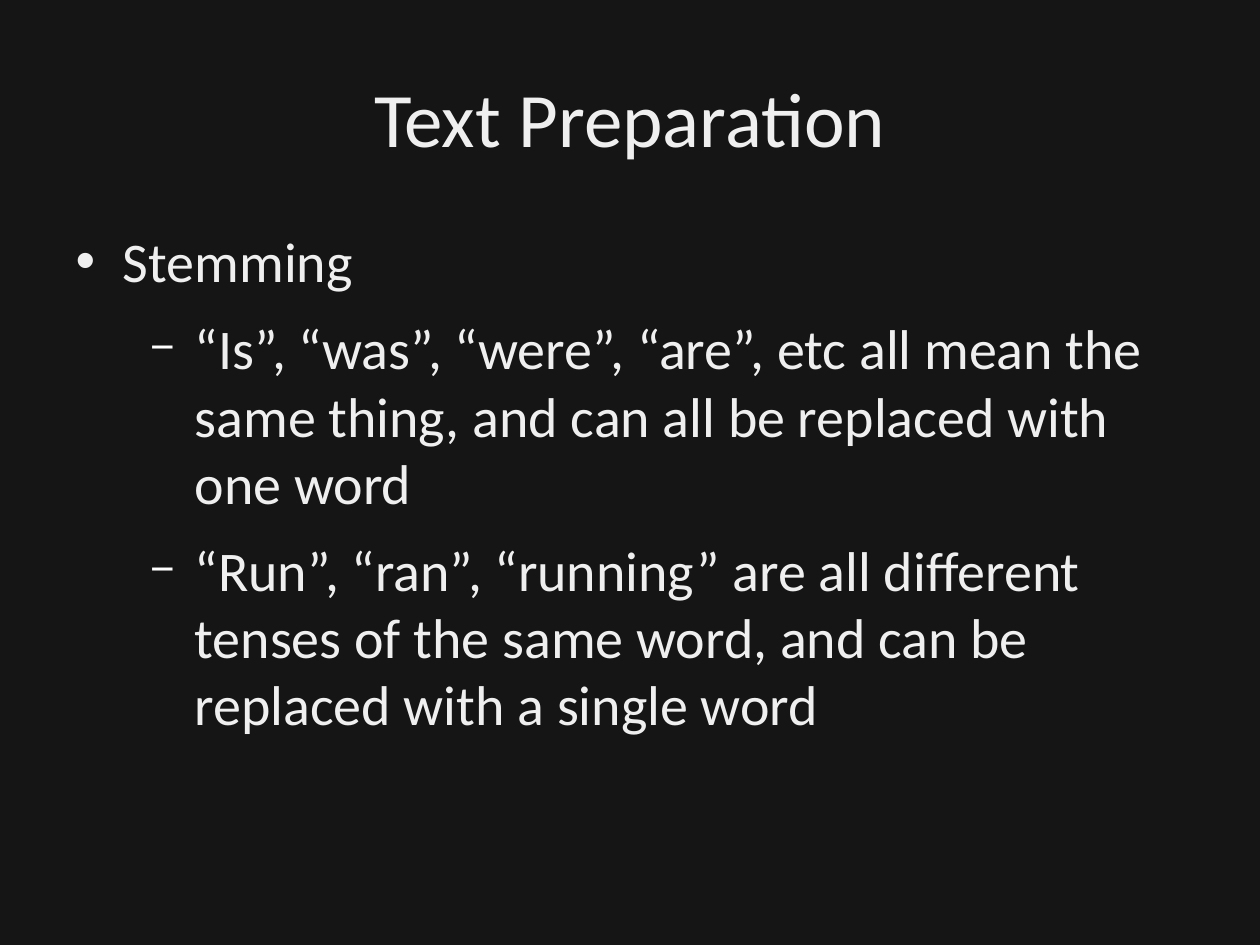
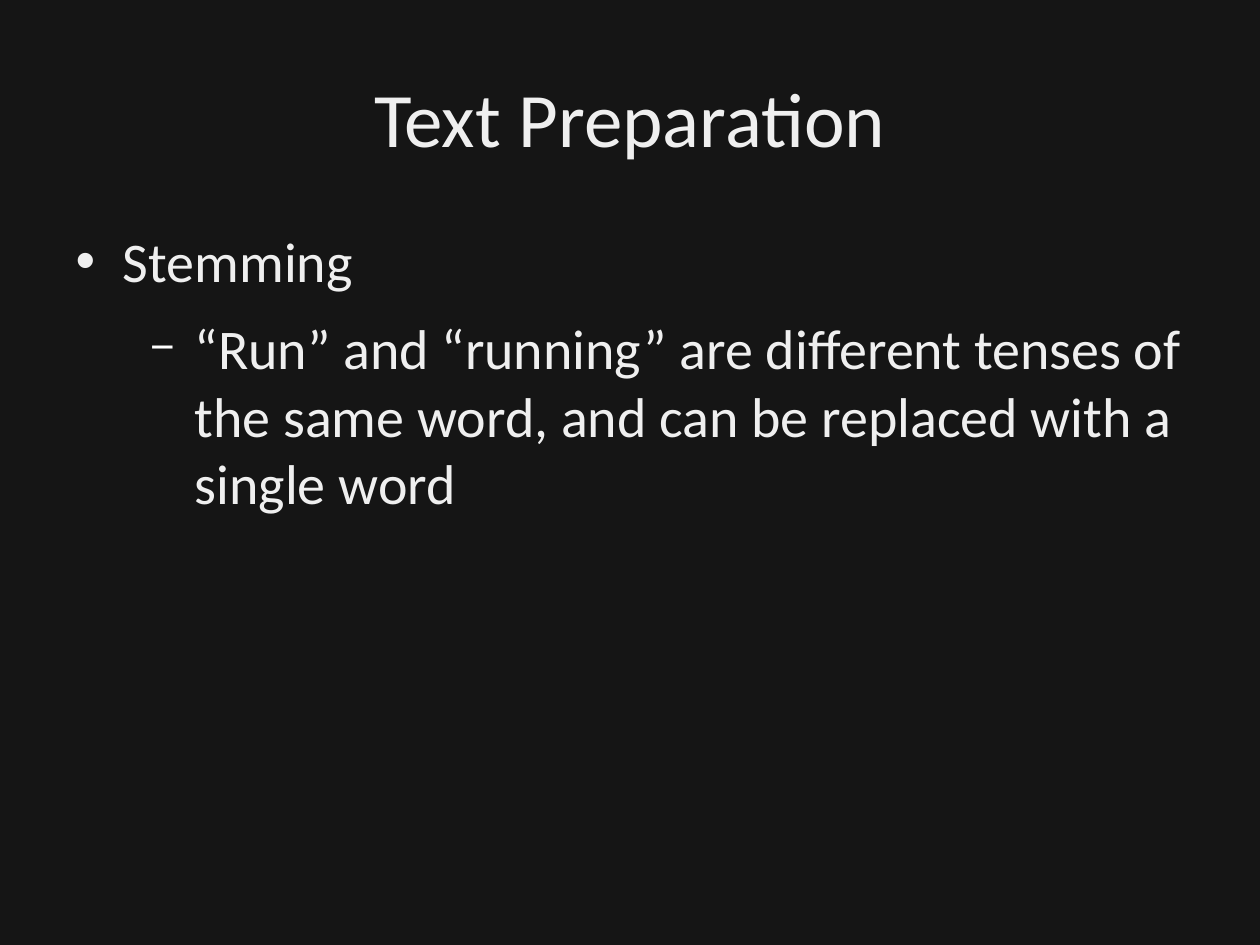
Before and after one commit to dbowmans46/PracticalProgramming, a slide deck: slide 36 of Session 7 - Python/Instructional Material/Session 7 - Python Brief Intro to NLP.odp. Drawn at 1260x945 pixels with LibreOffice and Linux fonts; fonts in the diff are those of the drawing; background and template pictures are left out; a plain dark background stands for a picture behind light text. Boxes give left, top, right and bottom in pixels: in the first picture for what was removed or moved away, otherwise in the second. Text is boxed around its words. In the diff, an @@ line names an element or a change of style, - is before the commit and + after.

```diff
--- a/Session 7 - Python/Instructional Material/Session 7 - Python Brief Intro to NLP.odp
+++ b/Session 7 - Python/Instructional Material/Session 7 - Python Brief Intro to NLP.odp
@@ text at box(195, 328, 1181, 514): text changed @@
-  − “Is”, “was”, “were”, “are”, etc all mean the same thing, and can all be replaced with one word
-  − “Run”, “ran”, “running” are all different tenses of the same word, and can be replaced with a single word
+  − “Run” and “running” are different tenses of the same word, and can be replaced with a single word
```
Also in this commit, not shown: 5 other slides changed, 5 slides added, 1 other file.
